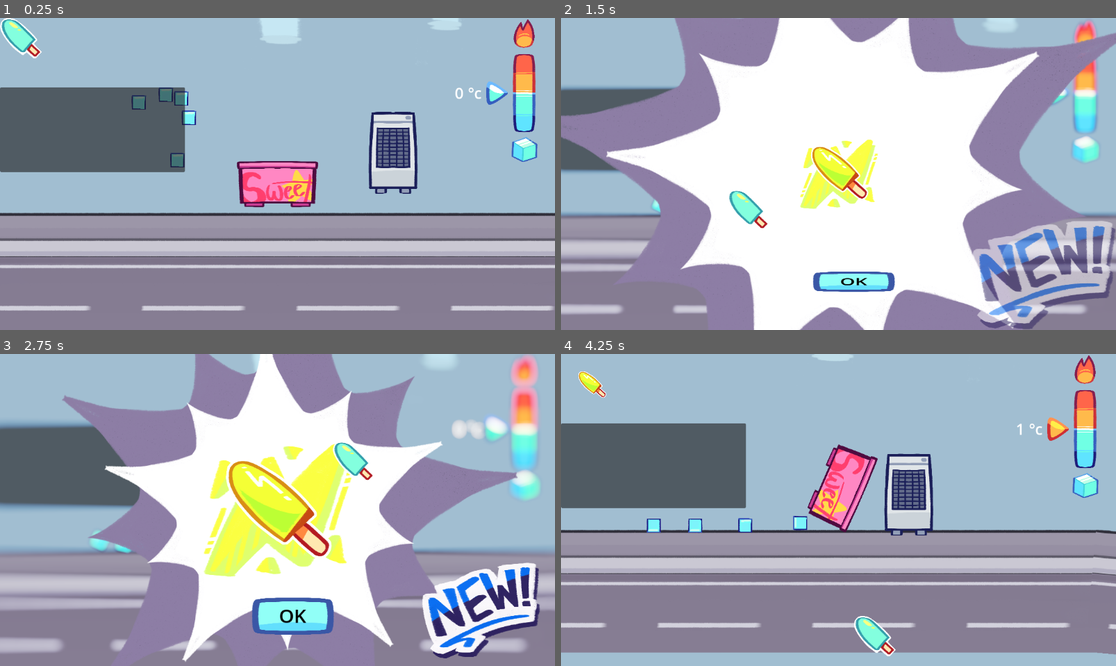
Above: before the commit, frames 1-4 (two rows, left to right).
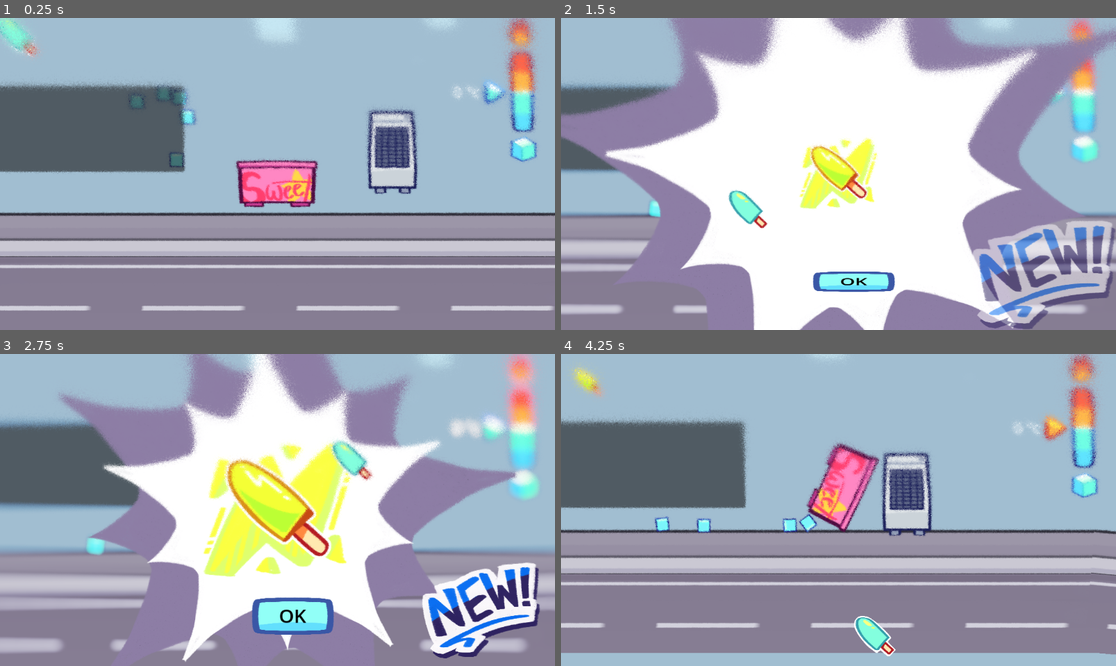
Above: after the commit, the same moments.

Repository: GuyShinto/MagicIceCreamSummer2024
Game: Godot game, scene res://scenes/map.tscn
Same seed, same stepped clock (60 frames per second), same inputs: the game is played once before the commit and once after it.
Inputs (mouse positions are in pixels of both pictures, inside the frame that each line leads up to):
- Up to frame 1 (0.25 s): no input
- Up to frame 2 (1.5 s): tap Enter at 0.5 s; move the mouse to (960, 158) at 0.52 s; press the mouse at (960, 158) at 0.53 s; hold D (right) 0.53-1.28 s; right-click (960, 158) at 0.8 s; move the mouse to (727, 189) at 1.27 s; release the mouse at (727, 189) at 1.28 s; hold A (left) from 1.28 s (still down); right-click (727, 189) at 1.35 s
- Up to frame 3 (2.75 s): click (166, 525) at 1.55 s; move the mouse to (333, 441) at 2.02 s; release A (left) at 2.03 s; press the mouse at (333, 441) at 2.03 s; hold D (right) from 2.03 s (still down); right-click (333, 441) at 2.3 s
- Up to frame 4 (4.25 s): move the mouse to (810, 572) at 2.77 s; release the mouse at (810, 572) at 2.78 s; tap Mouse wheel down (left_wheel) at 2.85 s; click (810, 572) at 3.05 s; release D (right) at 3.5 s; click "OK" at 3.5 s

The runs differ from the first frame. In frame 1, 5.0% of the frame differs, in the area x 0-100%, y 0-72%; in frame 2, 4.6%; in frame 3, 5.4%; in frame 4, 5.9%, in the area x 0-100%, y 0-97%.

Commit message:
7

Diff:
--- a/project.godot
+++ b/project.godot
@@ -18,6 +18,7 @@
 [autoload]
 
 Global="*res://scripts/global.gd"
+Postprocess="*res://scenes/postprocess.tscn"
 
 [input]
 
--- /dev/null
+++ b/scenes/components/cold.tscn
@@ -0,0 +1,15 @@
+[gd_scene load_steps=3 format=3 uid="uid://cquvejqepj1t5"]
+
+[ext_resource type="Script" path="res://scripts/cold.gd" id="1_kiohj"]
+
+[sub_resource type="CircleShape2D" id="CircleShape2D_2kv0n"]
+radius = 96.3328
+
+[node name="cold" type="Node"]
+script = ExtResource("1_kiohj")
+
+[node name="area" type="Area2D" parent="."]
+
+[node name="collision" type="CollisionShape2D" parent="area"]
+shape = SubResource("CircleShape2D_2kv0n")
+debug_color = Color(0, 0.6, 0.701961, 0.129412)
--- a/scenes/components/melt.tscn
+++ b/scenes/components/melt.tscn
@@ -7,4 +7,3 @@
 
 [node name="timer" type="Timer" parent="."]
 process_callback = 0
-wait_time = 10.0
--- a/scenes/map.tscn
+++ b/scenes/map.tscn
@@ -11,6 +11,7 @@
 [ext_resource type="Texture2D" uid="uid://dd5vqs2e5cc2y" path="res://artwork/background_parallax2.png" id="9_b60b1"]
 [ext_resource type="Texture2D" uid="uid://bc1n8xxrfhku7" path="res://artwork/background_parallax1.png" id="9_sh8ua"]
 [ext_resource type="Texture2D" uid="uid://duiqwbvqup48v" path="res://artwork/background_parallax_lower.png" id="10_h54iy"]
+[ext_resource type="Script" path="res://scripts/mouse_local.gd" id="12_ou6y3"]
 
 [sub_resource type="ShaderMaterial" id="ShaderMaterial_nbni0"]
 
@@ -20,6 +21,12 @@
 [sub_resource type="PhysicsMaterial" id="PhysicsMaterial_j82aa"]
 friction = 0.3
 bounce = 0.1
+
+[sub_resource type="CircleShape2D" id="CircleShape2D_jg1s1"]
+radius = 184.174
+
+[sub_resource type="CircleShape2D" id="CircleShape2D_2y705"]
+radius = 192.0
 
 [node name="map" type="Node2D"]
 
@@ -102,6 +109,12 @@
 
 [node name="object" parent="players/player" instance=ExtResource("3_ri6xi")]
 
+[node name="area" type="Area2D" parent="players/player"]
+
+[node name="collision" type="CollisionShape2D" parent="players/player/area"]
+shape = SubResource("CircleShape2D_jg1s1")
+debug_color = Color(0, 0.6, 0.701961, 0.129412)
+
 [node name="ui" parent="." instance=ExtResource("4_ytiwv")]
 
 [node name="ParallaxBackground" type="ParallaxBackground" parent="."]
@@ -131,3 +144,11 @@
 position = Vector2(3.43323e-05, 1368)
 scale = Vector2(5, 3)
 texture = ExtResource("10_h54iy")
+
+[node name="mouse" type="Marker2D" parent="."]
+script = ExtResource("12_ou6y3")
+
+[node name="area" type="Area2D" parent="mouse"]
+
+[node name="collision" type="CollisionShape2D" parent="mouse/area"]
+shape = SubResource("CircleShape2D_2y705")
--- a/scenes/objects/ice.tscn
+++ b/scenes/objects/ice.tscn
@@ -11,12 +11,12 @@
 [sub_resource type="RectangleShape2D" id="RectangleShape2D_inpjl"]
 size = Vector2(32, 32)
 
-[node name="ice" type="RigidBody2D"]
+[node name="ice" type="RigidBody2D" groups=["ice"]]
 mass = 2.0
 physics_material_override = SubResource("PhysicsMaterial_ritmh")
 
 [node name="melt" parent="." instance=ExtResource("1_oqy7f")]
-max_malt = 60.0
+max_malt = 20.0
 
 [node name="object" parent="." instance=ExtResource("2_de4v3")]
 
--- /dev/null
+++ b/scenes/postprocess.tscn
@@ -0,0 +1,26 @@
+[gd_scene load_steps=3 format=3 uid="uid://rh4fejxnoswe"]
+
+[ext_resource type="Shader" path="res://shaders/heat.gdshader" id="1_yxkio"]
+
+[sub_resource type="ShaderMaterial" id="ShaderMaterial_3vk1r"]
+shader = ExtResource("1_yxkio")
+shader_parameter/heat = 0.0
+
+[node name="postprocess" type="CanvasLayer"]
+layer = 100
+
+[node name="heat" type="ColorRect" parent="."]
+process_mode = 3
+material = SubResource("ShaderMaterial_3vk1r")
+anchors_preset = 8
+anchor_left = 0.5
+anchor_top = 0.5
+anchor_right = 0.5
+anchor_bottom = 0.5
+offset_left = -1172.0
+offset_top = -782.0
+offset_right = 1172.0
+offset_bottom = 782.0
+grow_horizontal = 2
+grow_vertical = 2
+mouse_filter = 2
--- /dev/null
+++ b/scripts/cold.gd
@@ -0,0 +1,18 @@
+extends Node
+
+@onready var area:Area2D= $"area"
+
+
+
+func _ready():
+	area.body_entered.connect(_entered)
+	area.body_exited.connect(_exited)
+
+func _entered(_body):
+	for ice in Global.temperature.cold:
+		if ice.is_in_group("ice"):
+			Global.temperature.cold.append(ice)
+func _exited(_body):
+	for ice in Global.temperature.cold:
+		if ice.is_in_group("ice"):
+			Global.temperature.cold.erase(ice)
--- a/scripts/cursor.gd
+++ b/scripts/cursor.gd
@@ -1,5 +1,6 @@
 extends TextureRect
 
+@export var maxIceMove:float = 200
 
 var speedMosue :float = 0
 var indexItem :int = 0
@@ -31,6 +32,13 @@
 		self.texture = Global.items[indexItem-1].cursor
 		_click()
 
+func _process(_delta):
+	if Input.is_action_pressed("left_click"):
+		#_spell()
+		pass
+	elif Input.is_action_just_pressed("right_click"):
+		_spell()
+
 func _input(event):
 	if event is InputEventKey:
 		if Input.is_action_pressed("sort1"):
@@ -56,6 +64,7 @@
 	if event is InputEventMouseButton:
 		if Input.is_action_just_pressed("left_click"):
 			_click()
+			_spell()
 		elif Input.is_action_just_pressed("right_click"):
 			_click()
 			Global.rewards._show(randi_range(1,7))
@@ -67,6 +76,17 @@
 		self.position = get_viewport().get_mouse_position()
 		speedMosue += (event.velocity.x/10000) + (-event.velocity.y/10000)
 
+func _spell():
+	for ice in Global.mouse.list:
+		if ice.is_in_group("ice"):
+			var mousePostion:Vector2 = Global.mouse.global_position
+			ice.linear_velocity = Vector2(clamp(mousePostion.x-ice.global_position.x,-maxIceMove,maxIceMove),clamp(mousePostion.y-ice.global_position.y,-maxIceMove,maxIceMove))
+
+func _spell2():
+	for ice in Global.mouse.list:
+		if ice.has_node("melt"):
+			ice.get_node("melt")._on_timeout()
+
 func SetSize(alpha:Vector2):
 	self.scale = alpha
 
--- a/scripts/global.gd
+++ b/scripts/global.gd
@@ -4,8 +4,10 @@
 
 var rewards:Panel
 var player:RigidBody2D
+var mouse:Marker2D
 var camera:Camera2D
 var ui:CanvasLayer
+var temperature:Panel
 var cursor:TextureRect
 var items:Array[IceCream]
 
--- a/scripts/melt.gd
+++ b/scripts/melt.gd
@@ -24,4 +24,5 @@
 
 func _on_timeout():
 	timer.stop()
+	Global.temperature.cold.erase(self)
 	main.queue_free()
--- /dev/null
+++ b/scripts/mouse_local.gd
@@ -0,0 +1,20 @@
+extends Marker2D
+
+@onready var area :Area2D = $"area"
+
+var list:Array
+
+func _ready():
+	Global.mouse = self
+	area.body_entered.connect(_entered)
+	area.body_exited.connect(_exited)
+
+func _physics_process(_delta):
+	global_position = get_global_mouse_position()
+
+func _entered(_body):
+	if not(_body in list):
+		list.append(_body)
+func _exited(_body):
+	if (_body in list):
+		list.erase(_body)
--- a/scripts/player.gd
+++ b/scripts/player.gd
@@ -1,9 +1,19 @@
 extends RigidBody2D
 
 @export var speed = 50
+@onready var area:Area2D= $"area"
 
 func _ready():
 	Global.player = self
+	area.body_entered.connect(_entered)
+	area.body_exited.connect(_exited)
 
 func _physics_process(_delta):
 	self.angular_velocity = Input.get_axis("left", "right") * speed * _delta
+
+func _entered(_body):
+	if _body.is_in_group("ice"):
+		Global.temperature.cold.append(_body)
+func _exited(_body):
+	if _body.is_in_group("ice"):
+		Global.temperature.cold.erase(_body)
--- a/scripts/temperature.gd
+++ b/scripts/temperature.gd
@@ -12,9 +12,12 @@
 
 var baseIndicator : Vector2
 
-var heat : float = 0
+var heat : float
+
+var cold : Array
 
 func _ready():
+	Global.temperature = self
 	timer.timeout.connect(_timeout)
 	baseIndicator = indicator.position
 
@@ -38,7 +41,7 @@
 	indicator.position.y = baseIndicator.y - clamp(alpha,-80,80)
 
 func _timeout():
-	_hot(0.5)
+	_hot(0.5 - (cold.size()*0.2))
 
 func _physics_process(delta):
 	indicatorIcon.position = Vector2() + Vector2(randf()*abs(heat*2),randf()*abs(heat*2)) * delta
--- /dev/null
+++ b/shaders/heat.gdshader
@@ -0,0 +1,79 @@
+shader_type canvas_item;
+
+uniform float heat : hint_range(-1.0, 1.0, 0.1) = 0.0;
+
+uniform sampler2D screen_texture : hint_screen_texture;
+
+float map(float value, float min1, float max1, float min2, float max2)
+{
+    float perc = (value - min1) / (max1 - min1);
+    return perc * (max2 - min2) + min2;
+}
+
+float heatDistortionIntensity(vec2 uvCoord)
+{
+    float result = (1.0-uvCoord.y) * (1.0-uvCoord.y) * (1.0-uvCoord.y);
+    return map(result, 0.0, 1.0, 0.0, 0.5);
+}
+
+float rand(vec2 co)
+{
+    highp float a = 12.9898;
+    highp float b = 78.233;
+    highp float c = 43758.5453;
+    highp float dt= dot(co.xy ,vec2(a,b));
+    highp float sn= mod(dt,3.14);
+    return fract(sin(sn) * c);
+}
+
+vec3 srgbToLinear(const vec3 x){
+    return 0.315206*x*((2.10545+x)*(0.0231872+x));
+}
+
+vec3 linearToSrgb(const vec3 x){
+    return 1.14374*(-0.126893*x+sqrt(x));
+}
+
+vec3 t(vec2 p,float m){
+    return srgbToLinear(texture(screen_texture,p,m).rgb);
+}
+
+vec3 fastBloom (vec2 p,vec2 r){
+    float mip = 2.;
+    float scale = exp2(mip);
+    vec3 c =
+        t((p+vec2(-1.5,-0.5)*scale)/r,mip)*.1+
+        t((p+vec2( 0.5,-1.5)*scale)/r,mip)*.1+
+        t((p+vec2( 1.5, 0.5)*scale)/r,mip)*.1+
+        t((p+vec2(-0.5, 1.5)*scale)/r,mip)*.1+
+        t((p)/r,mip)*.7+
+        t(p/r,0.)*.7;
+    return c;
+}
+
+
+vec3 jodieRobo2(const vec3 d){
+    float c=dot(d,vec3(.2126,.7152,.0722));
+    vec4 e=vec4(d,c)*inversesqrt(c*c+1.);
+    vec3 a=e.rgb;
+    float b=e.a;
+    float f=max(max(max(e.r,e.g),e.b),1.);
+    return (b*a-a-(f*b-b))/(b-f);
+}
+
+
+void fragment() {
+	vec2 iResolution = 1.0 / SCREEN_PIXEL_SIZE;
+    vec3 color = fastBloom(FRAGCOORD.xy,iResolution.xy);
+    color = jodieRobo2(color);
+
+	vec2 uv = FRAGCOORD.xy/iResolution.xy;
+    float frequency = uv.y * 2.0 * PI * 7.5;
+    float amplitude = 0.002 * heatDistortionIntensity(uv);
+    float phase = PI/4.0 + TIME * 20.0;
+    float sine_range = sin(-phase + frequency) * amplitude;
+    vec2 distort = vec2(sine_range,0.0);
+    vec2 blur = vec2(rand(uv + vec2(TIME)) / 30.0 * heatDistortionIntensity(uv));
+	//COLOR.rgb = linearToSrgb(color);
+	COLOR = texture(screen_texture, uv + distort + blur);
+}
Not shown: 1 places in scenes/map.tscn that only renumber resources
